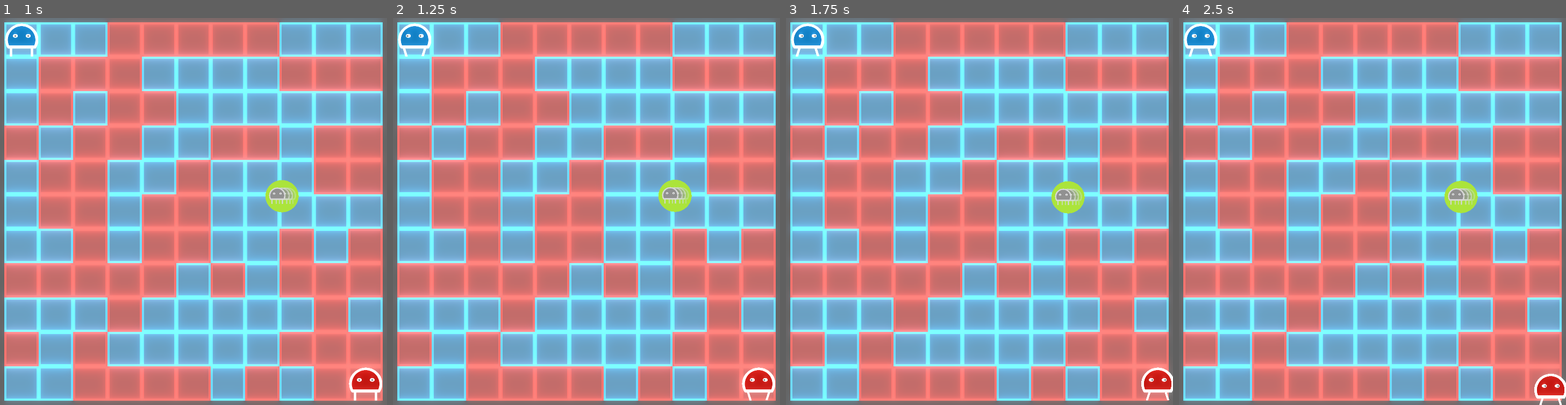
Above: before the commit, frames 1-4 (left to right).
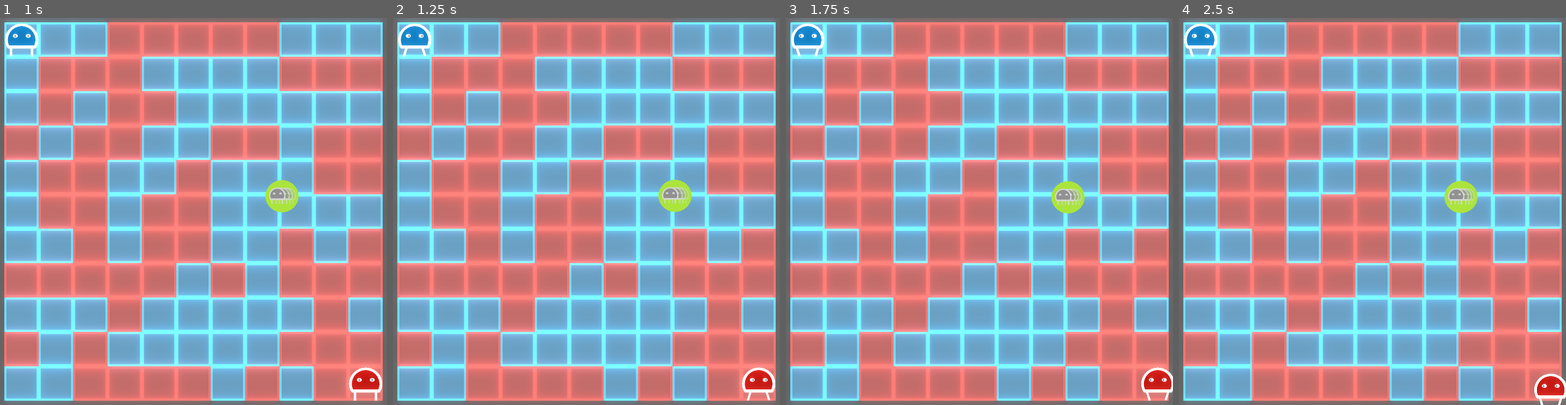
Above: after the commit, the same moments.

Repository: frcroth/hpi_gamejam2020_2colors
Game: Godot game, scene res://Scenes/UI/MainMenu.tscn
Same seed, same stepped clock (60 frames per second), same inputs: the game is played once before the commit and once after it.
Inputs:
- Up to frame 1 (1 s): click "Start Game" at 0.5 s
- Up to frame 2 (1.25 s): no input
- Up to frame 3 (1.75 s): hold Right (ui_right) from 1.28 s (still down)
- Up to frame 4 (2.5 s): tap Enter at 2 s; release Right (ui_right) at 2.03 s; hold Down (ui_down) from 2.03 s (still down)

Frame 1 is identical in both runs. In frame 2, less than 0.1% of the frame differs, in the area x 2-98%, y 4-99%; in frame 3, less than 0.1%, in the area x 2-100%, y 4-99%; in frame 4, less than 0.1%.

Commit message:
DeathZone now kills players

Diff:
--- a/Scenes/Entities/Player.gd
+++ b/Scenes/Entities/Player.gd
@@ -115,11 +115,17 @@
 	Globals.player_lost(player_number)
 
 func on_beat():
-	if Globals.PLAYERS_CAN_DIE:
+	if Globals.PLAYERS_CAN_DIE_BY_TILE:
 		# give some time to change tile
 		yield (get_tree().create_timer(Globals.GOODWILLTIME),"timeout")
 		# now you have to be on the right tile!
 
+		#death by wrong tile
 		if(is_dead()):
 			print("Player ", player_number ," is dead!")
 			die()
+
+	if Globals.PLAYER_CAN_DIE_BY_DEATHZONE:
+		#death by deathzone
+		if(get_parent().get_node("DeathZone").body_in_area($Body)):
+			die()
--- a/Scenes/Entities/Player.tscn
+++ b/Scenes/Entities/Player.tscn
@@ -26,7 +26,7 @@
 use_parent_material = true
 scale = Vector2( 0.5, 0.5 )
 frames = ExtResource( 2 )
-frame = 3
+frame = 1
 playing = true
 offset = Vector2( 64, 64 )
 
--- a/Scenes/Grid/DeathZone.gd
+++ b/Scenes/Grid/DeathZone.gd
@@ -7,16 +7,27 @@
 onready var right = $RightArea
 onready var lower = $LowerArea
 onready var left = $LeftArea
-var areas
+var areas = []
 
 
 # Called when the node enters the scene tree for the first time.
 func _ready():
 	if Globals.ENABLE_DEATH_ZONE:
-		areas = [upper,right,lower,left]
 		yield (get_tree().create_timer(Globals.death_zone_start),"timeout")
 		deathzone_started = true
+		areas = [upper,right,lower,left]
+		#$Area2D.connect("body_entered", self, "entered")
 
+func entered(body):
+	if(body.get_parent().get_name()=="Player"):
+		#unused
+		pass
+
+func body_in_area(body):
+	for area in areas:
+		if(area.overlaps_body(body)):
+			return true
+	return false
 
 func _process(delta):
 	if deathzone_started:
--- a/Scenes/UI/MainMenu.tscn
+++ b/Scenes/UI/MainMenu.tscn
@@ -39,6 +39,9 @@
 anchor_right = 1.0
 anchor_bottom = 1.0
 script = ExtResource( 1 )
+__meta__ = {
+"_edit_use_anchors_": false
+}
 
 [node name="BlueRect" type="ColorRect" parent="."]
 margin_left = 480.719
--- a/Scripts/Globals.gd
+++ b/Scripts/Globals.gd
@@ -8,7 +8,8 @@
 var beattime = 0.66
 var GOODWILLTIME = 0.3
 var player_won = 0
-var PLAYERS_CAN_DIE = false
+var PLAYERS_CAN_DIE_BY_TILE = false
+var PLAYERS_CAN_DIE_BY_DEATHZONE = true
 var ENABLE_DEATH_ZONE = true
 var death_zone_start = 4 # death zone starts contracting after ... secs
 var death_zone_speed = 0.08
